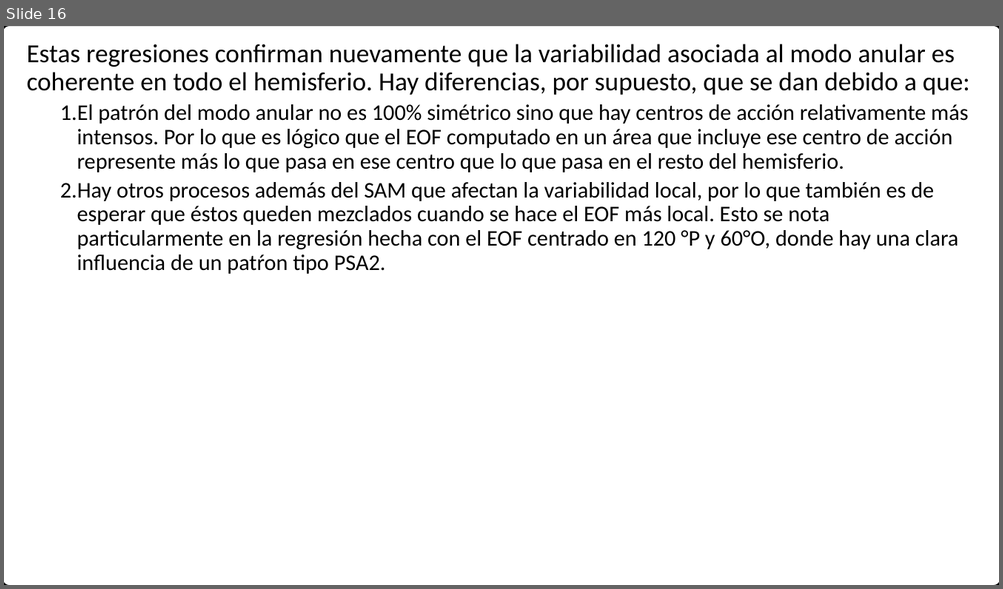
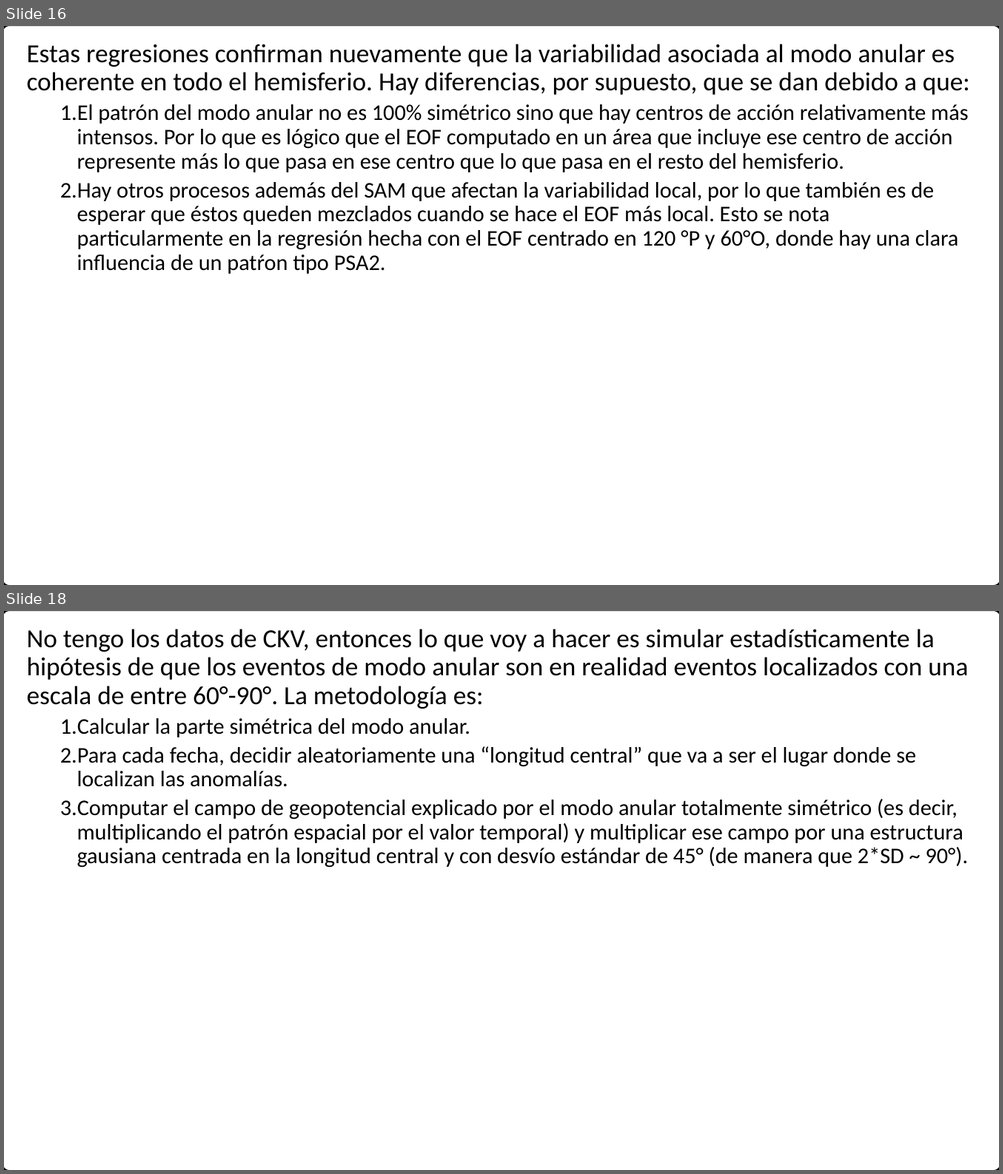
Before and after one commit to eliocamp/onda3, a slide deck: 27-CKV.pptx. Shown one above the other, each under a label of ours: slide 16 before the commit, slides 16 and 18 after it; the slides between them are not shown. The pictures are 1003x589 and 1003x1174 pixels, drawn with LibreOffice and Linux fonts; fonts in the diff are those of the drawing. Boxes give left, top, right and bottom in pixels: in the first picture for what was removed or moved away, otherwise in the second. Text is boxed around its words. In the diff, an @@ line names an element or a change of style, - is before the commit and + after.

```diff
--- a/27-CKV.pptx
+++ b/27-CKV.pptx
@@ slide 18 added at [4, 611, 999, 1170], background #FFFFFF; not listed: 1 template element that a slide beside it also shows @@
@@ text added at [27, 629, 968, 868], 21.6 pt, text #000000 @@
+No tengo los datos de CKV, entonces lo que voy a hacer es simular estadísticamente la hipótesis de que los eventos de modo anular son en realidad eventos localizados con una escala de entre 60°-90°. La metodología es:
+  1. Calcular la parte simétrica del modo anular.
+  2. Para cada fecha, decidir aleatoriamente una “longitud central” que va a ser el lugar donde se localizan las anomalías.
+  3. Computar el campo de geopotencial explicado por el modo anular totalmente simétrico (es decir, multiplicando el patrón espacial por el valor temporal) y multiplicar ese campo por una estructura gausiana centrada en la longitud central y con desvío estándar de 45° (de manera que 2*SD ~ 90°).
```
Also in this commit, not shown: 1 slide changed, 8 other slides added, 3 other files.
